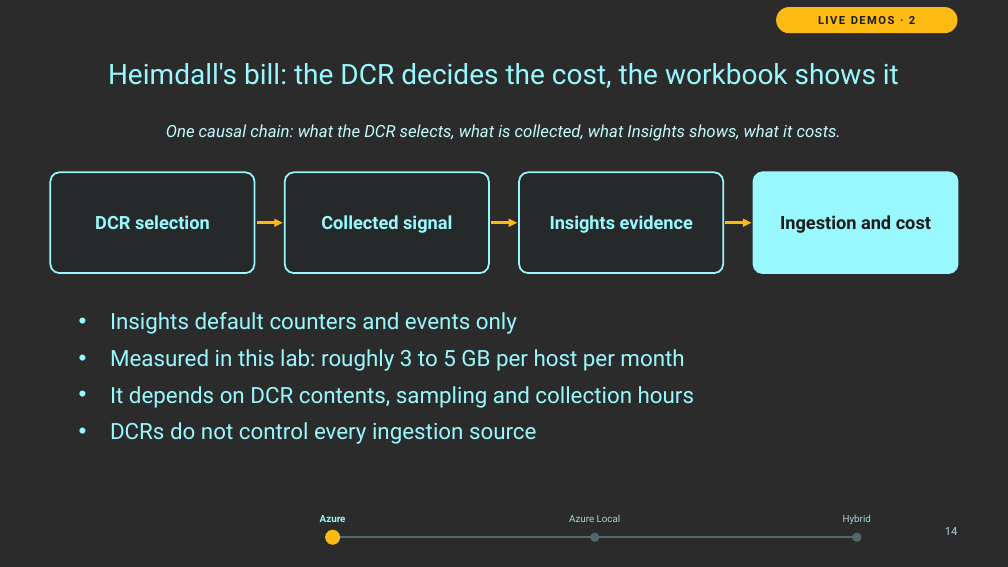
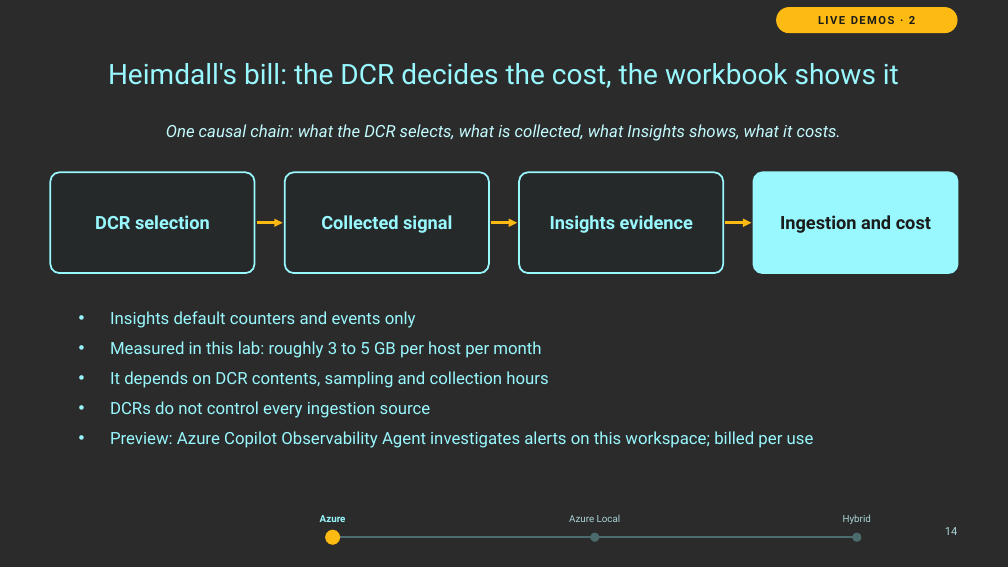
Before and after one commit to thisismydemo/nic2026_avd, a slide deck: slide 14 of presentation/AVD_Anywhere_NIC2026.pptx. Drawn at 1008x567 pixels with LibreOffice and Linux fonts; fonts in the diff are those of the drawing; background and template pictures are left out; a plain dark background stands for a picture behind light text. Boxes give left, top, right and bottom in pixels: in the first picture for what was removed or moved away, otherwise in the second. Text is boxed around its words. In the diff, an @@ line names an element or a change of style, - is before the commit and + after.

```diff
--- a/presentation/AVD_Anywhere_NIC2026.pptx
+++ b/presentation/AVD_Anywhere_NIC2026.pptx
@@ text at [110,311,548,418]: size 16 to 12 pt in "Insights default counters and events only", "Measured in this lab: roughly 3 to ...", "It depends on DCR contents, sampling and ...", "DCRs do not control every ingestion source" @@
@@ text at [110,431,814,448]: paragraph added @@
+• Preview: Azure Copilot Observability Agent investigates alerts on this workspace; billed per use
```
Also in this commit, not shown: 18 other slides changed, 1 slide added, 16 other files.
